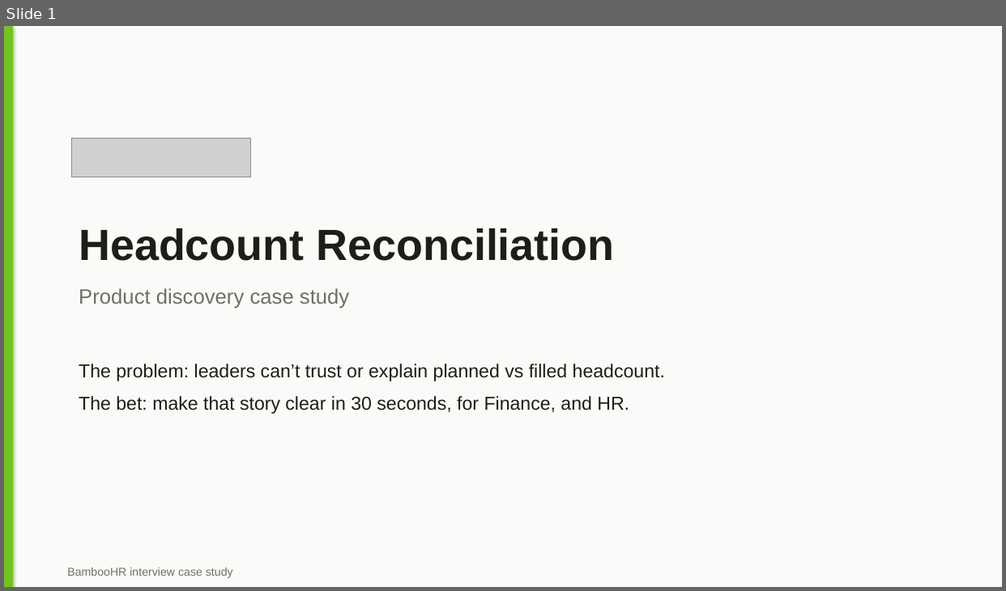
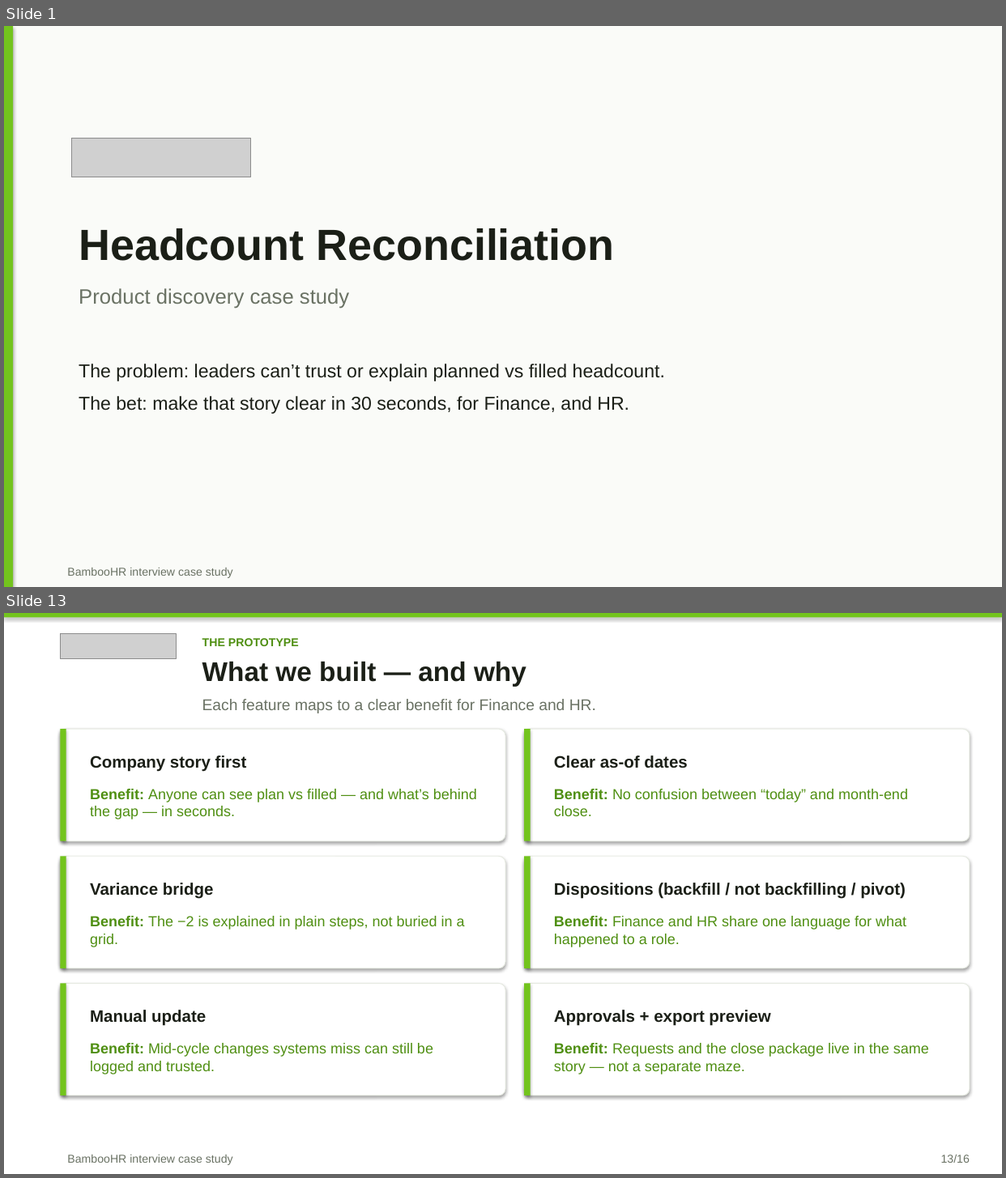
Before and after one commit to Brigdawg/Headcount-Reconciliation, a slide deck: deck/Headcount_Control_Tower_Case_Study.pptx. Shown one above the other, each under a label of ours: slide 1 before the commit, slides 1 and 13 after it; the slides between them are not shown. The pictures are 1006x591 and 1006x1178 pixels, drawn with LibreOffice and Linux fonts; fonts in the diff are those of the drawing; grey boxes stand for pictures. Boxes give left, top, right and bottom in pixels: in the first picture for what was removed or moved away, otherwise in the second. Text is boxed around its words. In the diff, an @@ line names an element or a change of style, - is before the commit and + after.

Commit message:
Add a prototype Feature → Benefit slide after Iterations.

```diff
--- a/deck/Headcount_Control_Tower_Case_Study.pptx
+++ b/deck/Headcount_Control_Tower_Case_Study.pptx
@@ slide 13 added at box(4, 613, 1002, 1174), background #FFFFFF @@
@@ rectangle added at box(4, 613, 1002, 618), fill #73C41D @@
@@ picture added at box(60, 634, 177, 658) @@
@@ text added at box(202, 638, 299, 646), 11 pt, text #4F8F12, bold @@
+THE PROTOTYPE
@@ text added at box(202, 661, 526, 686), 26 pt, text #1B1F17, bold @@
+What we built — and why
@@ text added at box(202, 699, 596, 713), 15 pt, text #6A7264 @@
+Each feature maps to a clear benefit for Finance and HR.
@@ rounded rectangle added at box(60, 729, 505, 841), fill #FFFFFF, outline #E6EAE1 0.75 pt @@
@@ rectangle added at box(60, 729, 66, 841), fill #73C41D @@
@@ rounded rectangle added at box(524, 729, 970, 841), fill #FFFFFF, outline #E6EAE1 0.75 pt @@
@@ rectangle added at box(524, 729, 530, 841), fill #73C41D @@
@@ text added at box(90, 756, 247, 772), 16 pt, text #1B1F17, bold @@
+Company story first
@@ text added at box(554, 756, 687, 769), 16 pt, text #1B1F17, bold @@
+Clear as-of dates
@@ text added at box(90, 789, 477, 820), 14 pt, text #4F8F12 @@
+Benefit: Anyone can see plan vs filled — and what’s behind the gap — in seconds.
@@ text added at box(554, 789, 908, 816), 14 pt, text #4F8F12 @@
+Benefit: No confusion between “today” and month-end close.
@@ rounded rectangle added at box(60, 856, 505, 969), fill #FFFFFF, outline #E6EAE1 0.75 pt @@
@@ rectangle added at box(60, 856, 66, 969), fill #73C41D @@
@@ rounded rectangle added at box(524, 856, 970, 969), fill #FFFFFF, outline #E6EAE1 0.75 pt @@
@@ rectangle added at box(524, 856, 530, 969), fill #73C41D @@
@@ text added at box(90, 883, 214, 899), 16 pt, text #1B1F17, bold @@
+Variance bridge
@@ text added at box(554, 883, 906, 899), 16 pt, text #1B1F17, bold @@
+Dispositions (backfill / not backfilling / pivot)
@@ text added at box(90, 916, 465, 948), 14 pt, text #4F8F12 @@
+Benefit: The −2 is explained in plain steps, not buried in a grid.
@@ text added at box(554, 916, 906, 948), 14 pt, text #4F8F12 @@
+Benefit: Finance and HR share one language for what happened to a role.
@@ rounded rectangle added at box(60, 983, 505, 1096), fill #FFFFFF, outline #E6EAE1 0.75 pt @@
@@ rectangle added at box(60, 983, 66, 1096), fill #73C41D @@
@@ rounded rectangle added at box(524, 983, 970, 1096), fill #FFFFFF, outline #E6EAE1 0.75 pt @@
@@ rectangle added at box(524, 983, 530, 1096), fill #73C41D @@
@@ text added at box(90, 1010, 206, 1026), 16 pt, text #1B1F17, bold @@
+Manual update
@@ text added at box(554, 1010, 770, 1026), 16 pt, text #1B1F17, bold @@
+Approvals + export preview
@@ text added at box(90, 1043, 433, 1075), 14 pt, text #4F8F12 @@
+Benefit: Mid-cycle changes systems miss can still be logged and trusted.
@@ text added at box(554, 1043, 929, 1075), 14 pt, text #4F8F12 @@
+Benefit: Requests and the close package live in the same story — not a separate maze.
@@ text added at box(67, 1155, 233, 1165), 11 pt, text #6A7264 @@
+BambooHR interview case study
@@ text added at box(941, 1155, 970, 1163), 11 pt, text #6A7264 @@
+13/16
```
Also in this commit, not shown: 14 slides changed.
